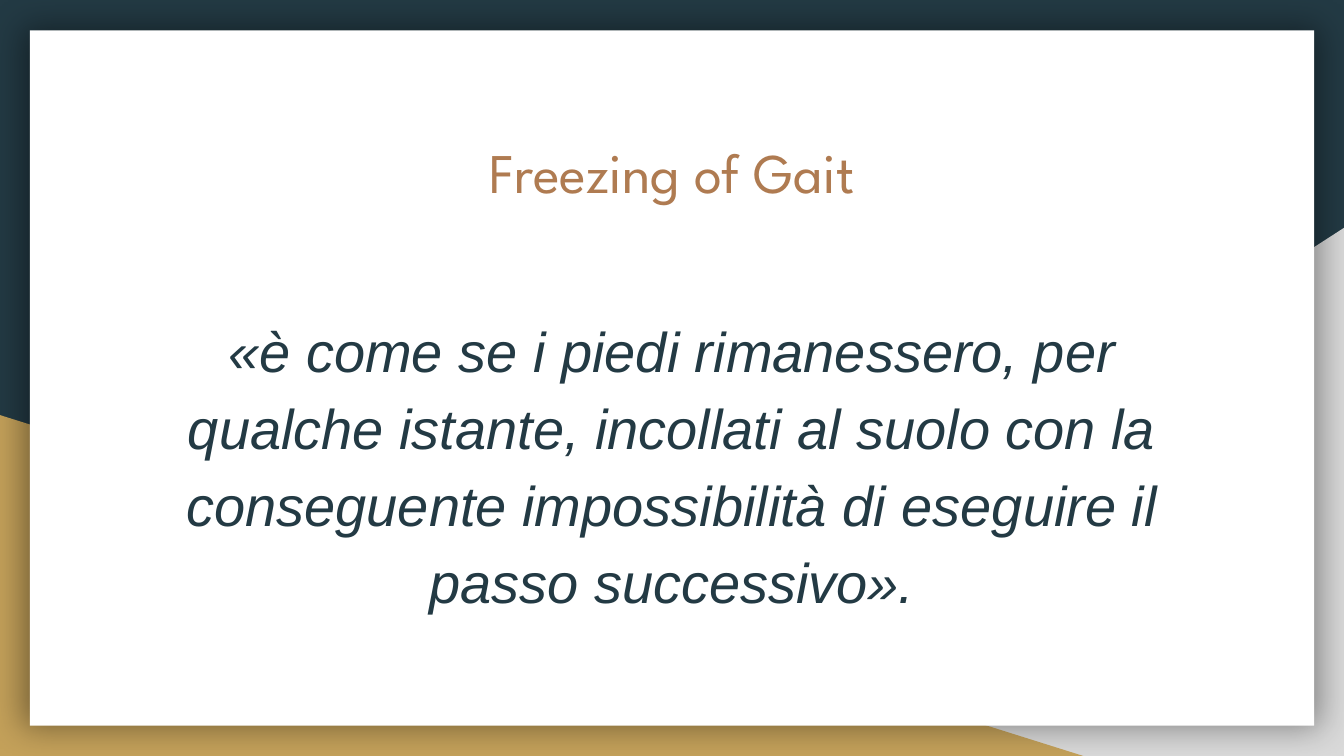
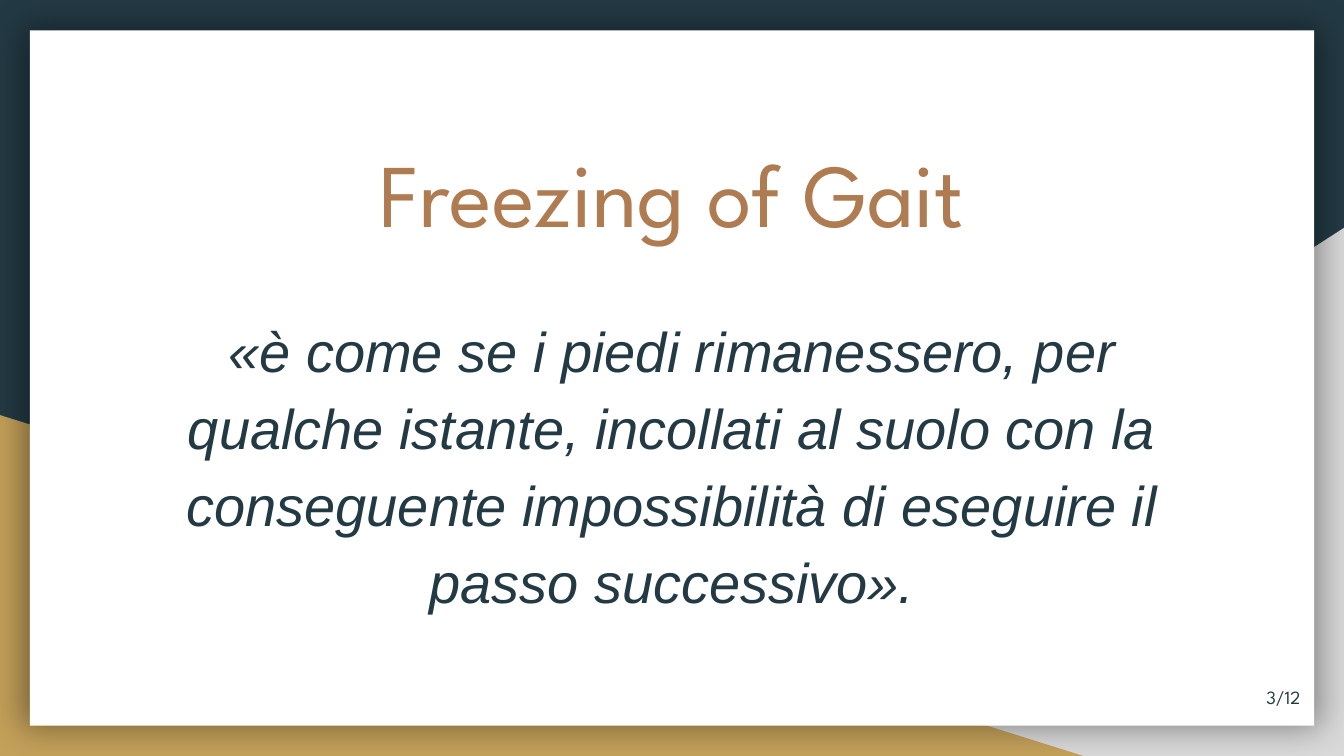
Before and after one commit to fuserale/tesi, a slide deck: slide 3 of tex_tesi/Apprendimento non supervisionato per l’identificazione di contesti di Freezing of Gait (FOG) in pazienti affetti da Morbo di Parkinson.pptx. Drawn at 1344x756 pixels with LibreOffice and Linux fonts; fonts in the diff are those of the drawing. Boxes give left, top, right and bottom in pixels: in the first picture for what was removed or moved away, otherwise in the second. Text is boxed around its words. In the diff, an @@ line names an element or a change of style, - is before the commit and + after.

```diff
--- a/tex_tesi/Apprendimento non supervisionato per l’identificazione di contesti di Freezing of Gait (FOG) in pazienti affetti da Morbo di Parkinson.pptx
+++ b/tex_tesi/Apprendimento non supervisionato per l’identificazione di contesti di Freezing of Gait (FOG) in pazienti affetti da Morbo di Parkinson.pptx
@@ title "Freezing of Gait" at bbox=[379, 164, 964, 247]: size 30 to 48 pt @@
@@ page number added at bbox=[1266, 691, 1300, 706], 10 pt, text #233A44 @@
+3/12
```
Also in this commit, not shown: 6 other slides changed, 5 slides added, 5 slides removed.
